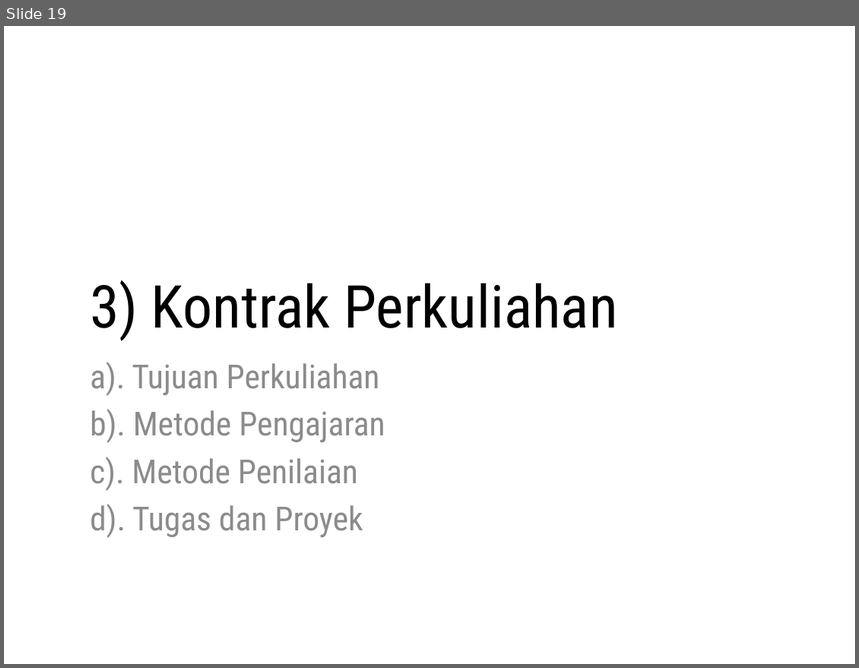
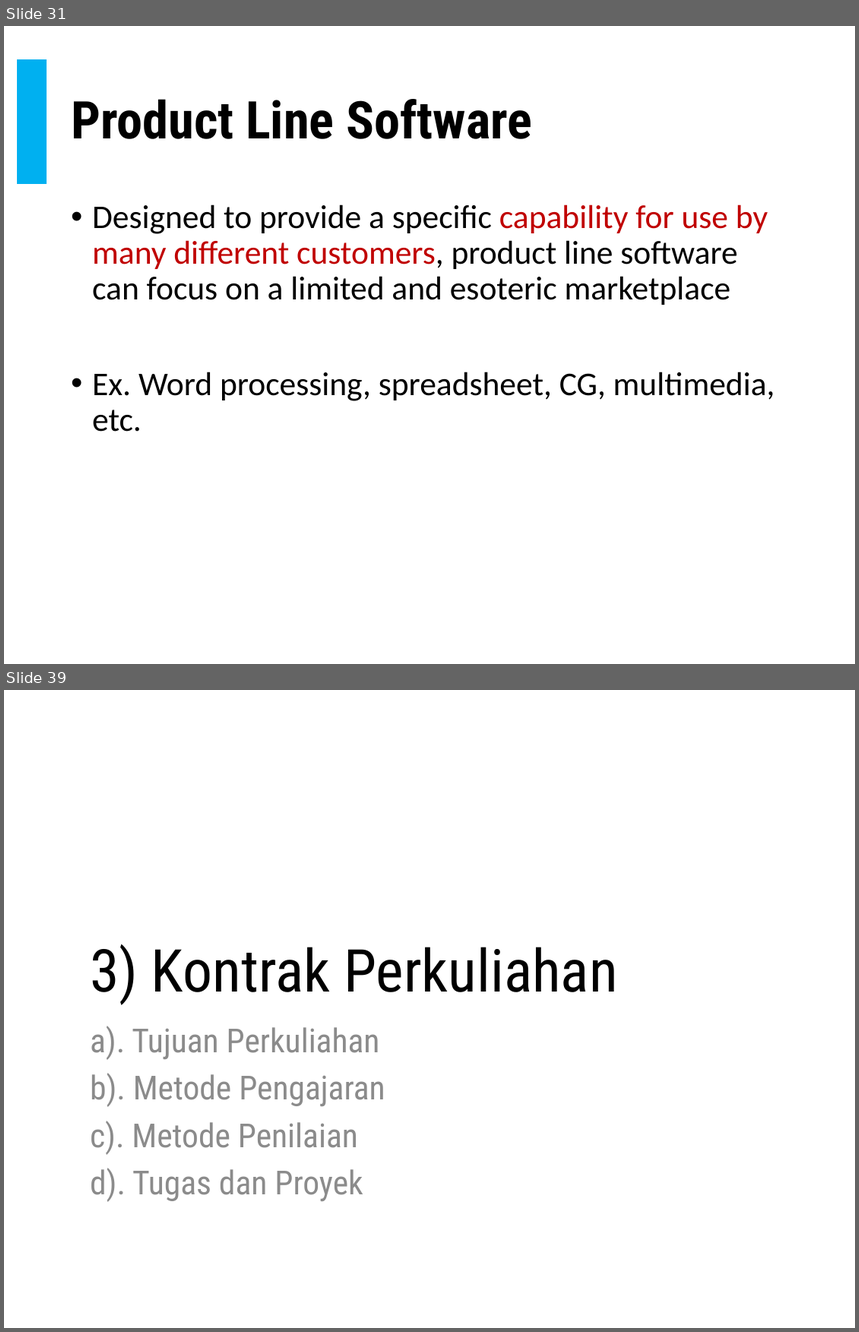
Before and after one commit to doniaft/Proyek-Perangkat-Lunak, a slide deck: 1. Bahan Ajar/01. PPL - Pendahuluan.pptx. Shown one above the other, each under a label of ours: slide 19 before the commit, slides 31 and 39 after it; the slides between them are not shown. The pictures are 859x668 and 859x1332 pixels, drawn with LibreOffice and Linux fonts; fonts in the diff are those of the drawing. Boxes give left, top, right and bottom in pixels: in the first picture for what was removed or moved away, otherwise in the second. Text is boxed around its words. In the diff, an @@ line names an element or a change of style, - is before the commit and + after.

```diff
--- a/1. Bahan Ajar/01. PPL - Pendahuluan.pptx
+++ b/1. Bahan Ajar/01. PPL - Pendahuluan.pptx
@@ slide 31 added at [4,26,855,664], background #FFFFFF @@
@@ rectangle added at [18,60,47,183], fill #00B0F0, outline #00B0F0 1 pt @@
@@ title added at [71,99,532,139], 44 pt, text #000000, bold @@
+Product Line Software
@@ text added at [92,205,775,432], 28 pt, text #000000 @@
+• Designed to provide a specific capability for use by many different customers, product line software can focus on a limited and esoteric marketplace
+• Ex. Word processing, spreadsheet, CG, multimedia, etc.
@@ what was slide 19 is now slide 39 @@
```
Also in this commit, not shown: 3 slides changed, 21 other slides added, 2 other files.
